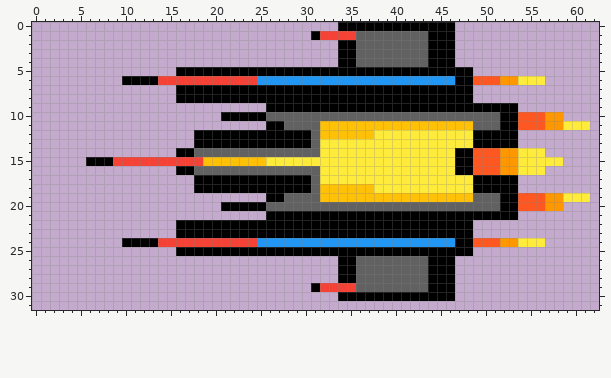
Pixel-art sprite, stored at assets/NewFighter.png. The picture above is the old version.
The file is 63x32 pixels.
The same view after the edit:
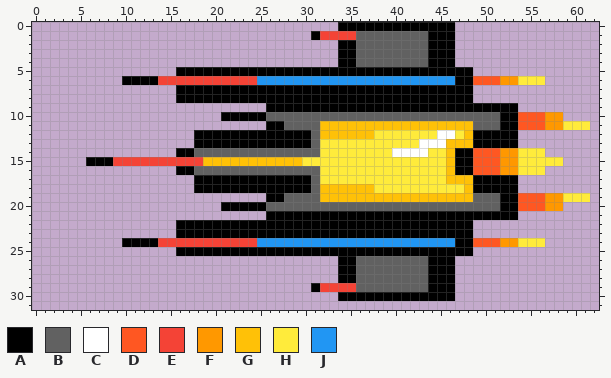
Palette (. is transparent): A #000000  B #616161  C #ffffff  D #ff5722  E #f44336  F #ff9800  G #ffc107  H #ffeb3b  J #2196f3
The exact change:
The author changed colour H to colour C in row 12 at x 45 to 46; in row 13 at x 43 to 45; in row 14 at x 40 to 43.
The author changed colour H to colour G in row 12 at x 48; in row 13 at x 46 to 48; in row 14 at x 46; in row 15 at x 26 to 29 and 46; in row 16 at x 46; in row 17 at x 46 to 48.
The author changed colour H to colour G in row 18 at x 48.
Pixel boxes of the changes (left, top, right, bottom) in both pictures:
changed: (392, 130, 473, 193)
changed: (266, 157, 302, 166)
